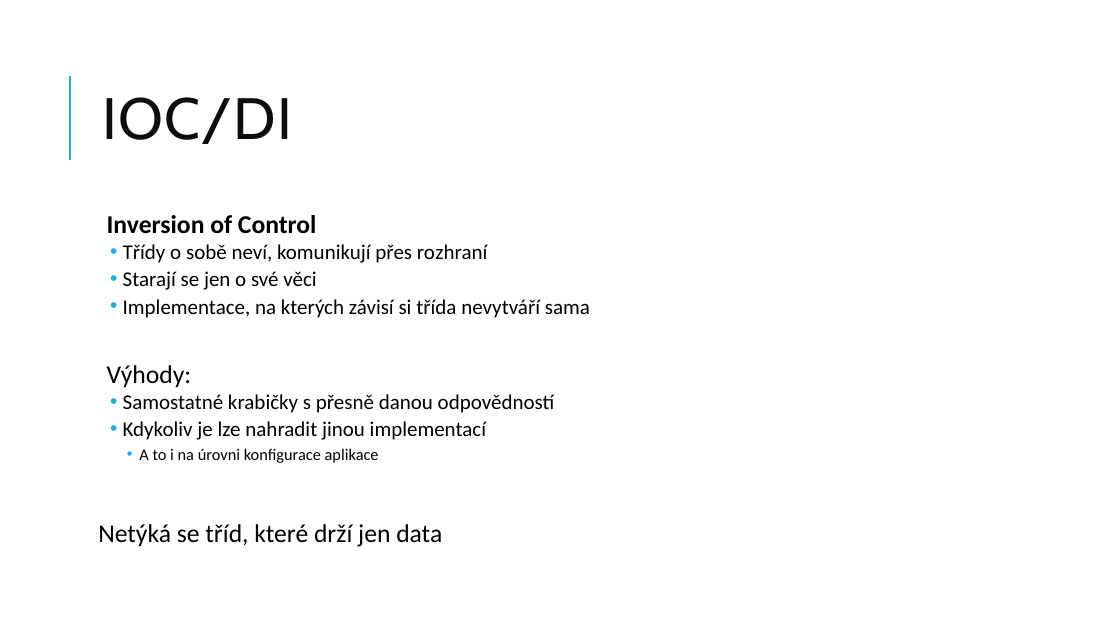
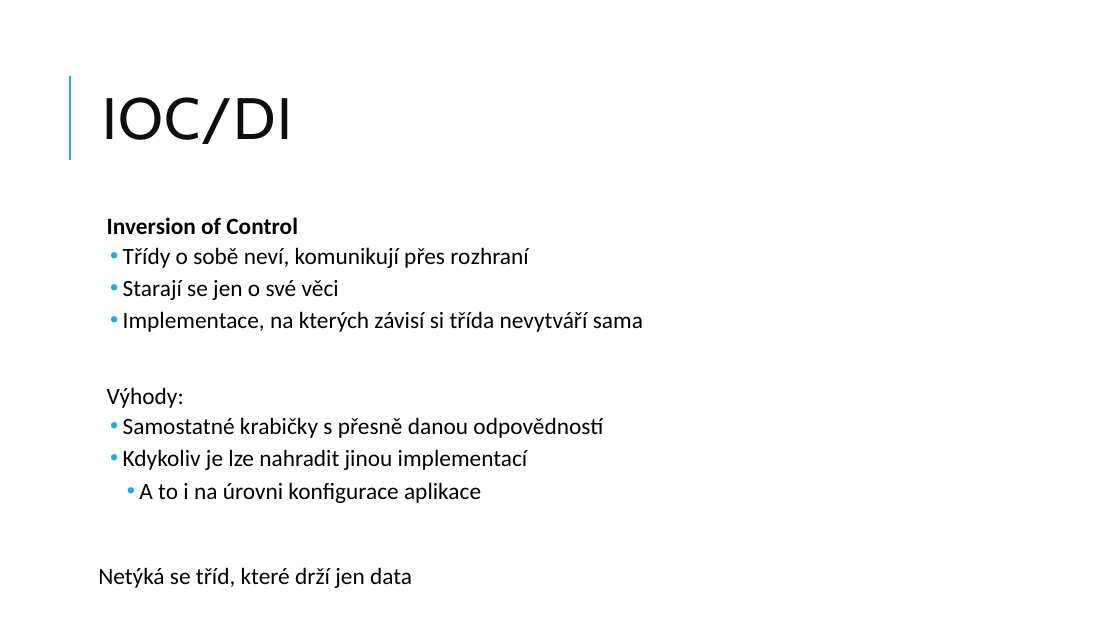
Before and after one commit to jasho/pv239-maui, a slide deck: slide 19 of 03_MVVM/PV239-Xamarin-03_MVVM.pptx (slide 14 before the commit). Drawn at 1120x630 pixels with LibreOffice and Linux fonts; fonts in the diff are those of the drawing. Boxes give left, top, right and bottom in pixels: in the first picture for what was removed or moved away, otherwise in the second. Text is boxed around its words. In the diff, an @@ line names an element or a change of style, - is before the commit and + after.

```diff
--- a/03_MVVM/PV239-Xamarin-03_MVVM.pptx
+++ b/03_MVVM/PV239-Xamarin-03_MVVM.pptx
@@ text "Inversion of Control" at (x1=98, y1=217, x2=643, y2=588): size 22 to 20 pt in "Inversion of Control", "Výhody:", "Netýká se tříd, které drží jen data"; size 18 to 20 pt in "Třídy o sobě neví, komunikují přes rozhraní", "Starají se jen o své věci", "Implementace, na kterých závisí si třída nevytváří ...", "Samostatné krabičky s přesně danou odpovědností" and 1 more places; size 14 to 20 pt in "A to i na úrovni konfigurace aplikace"; line spacing 0.8 to 0.9 @@
```
Also in this commit, not shown: 11 other slides changed, 8 slides added, 2 slides removed, 1 other file.
